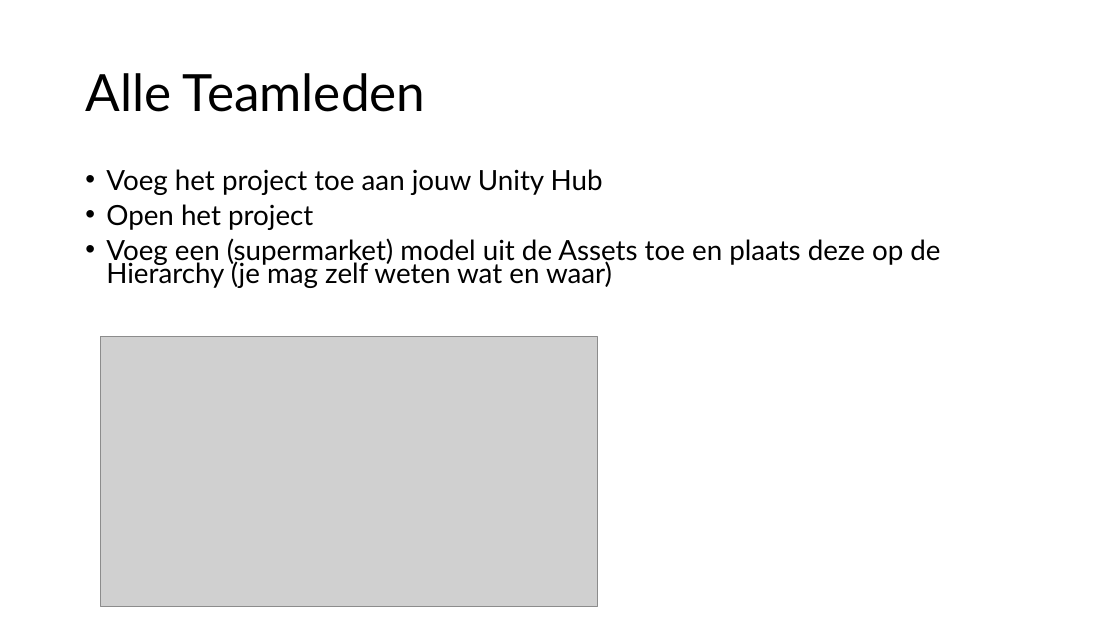
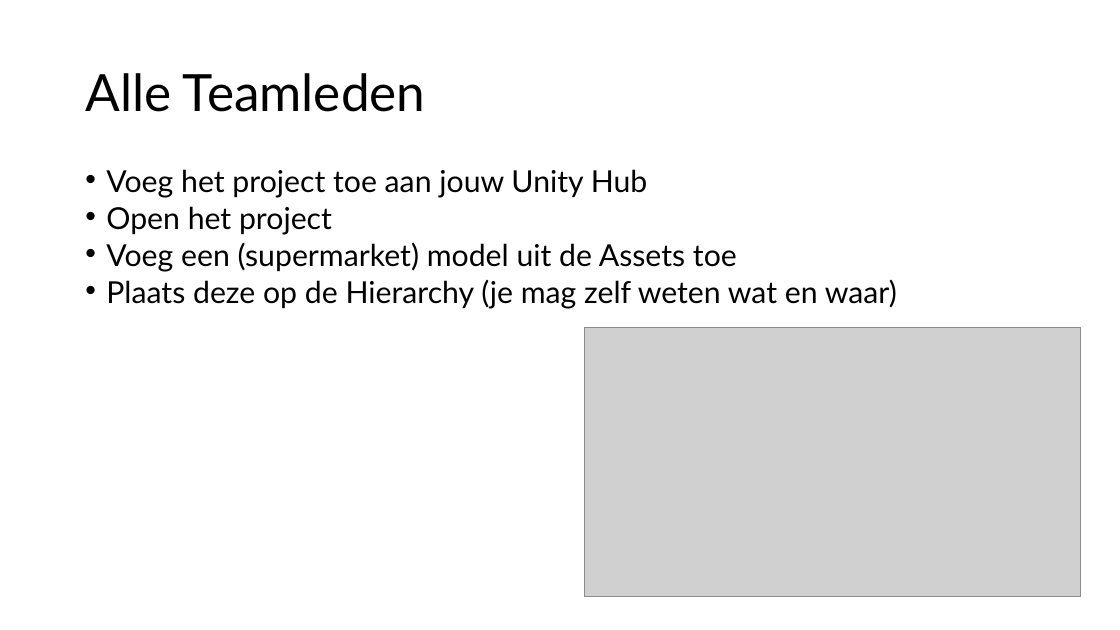
Before and after one commit to djsjollema/lessen-gamedevelopment, a slide deck: slide 13 of M2/Skill/3-Git and Unity/3-Git en Unity.pptx. Drawn at 1120x630 pixels with LibreOffice and Linux fonts; fonts in the diff are those of the drawing; grey boxes stand for pictures. Boxes give left, top, right and bottom in pixels: in the first picture for what was removed or moved away, otherwise in the second. Text is boxed around its words. In the diff, an @@ line names an element or a change of style, - is before the commit and + after.

```diff
--- a/M2/Skill/3-Git and Unity/3-Git en Unity.pptx
+++ b/M2/Skill/3-Git and Unity/3-Git en Unity.pptx
@@ text at (106,169,648,234): size 23.8 to 25.9 pt in "Voeg het project toe aan jouw Unity ...", "Open het project" @@
@@ text at (106,242,897,309): text changed; size 23.8 to 25.9 pt @@
-• Voeg een (supermarket) model uit de Assets toe en plaats deze op de Hierarchy (je mag zelf weten wat en waar)
+• Voeg een (supermarket) model uit de Assets toe
+• Plaats deze op de Hierarchy (je mag zelf weten wat en waar)
@@ picture: place and size @@
-picture at (101,337,597,607)
+picture at (584,327,1081,597)
```
Also in this commit, not shown: 3 other slides changed, 47 other files.
